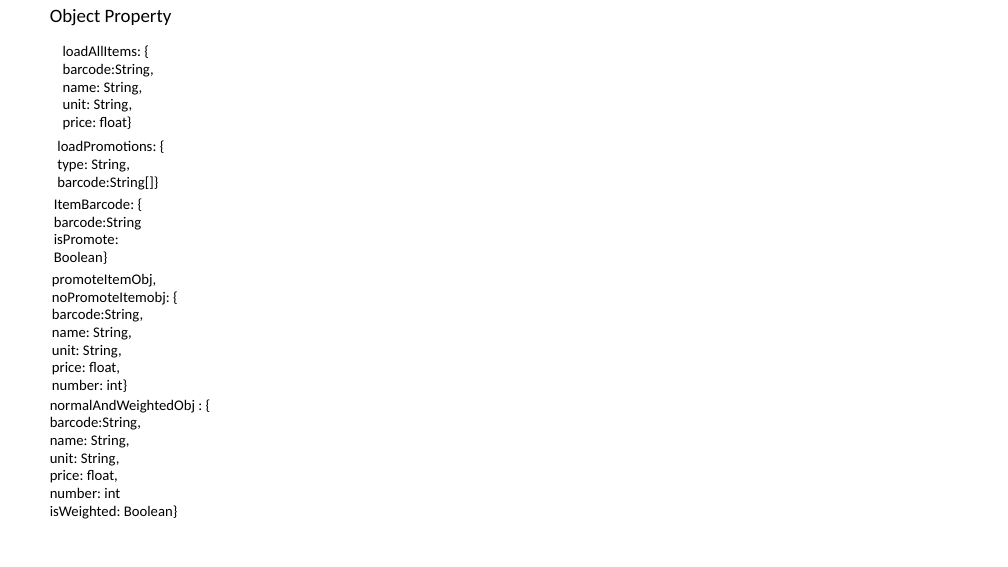
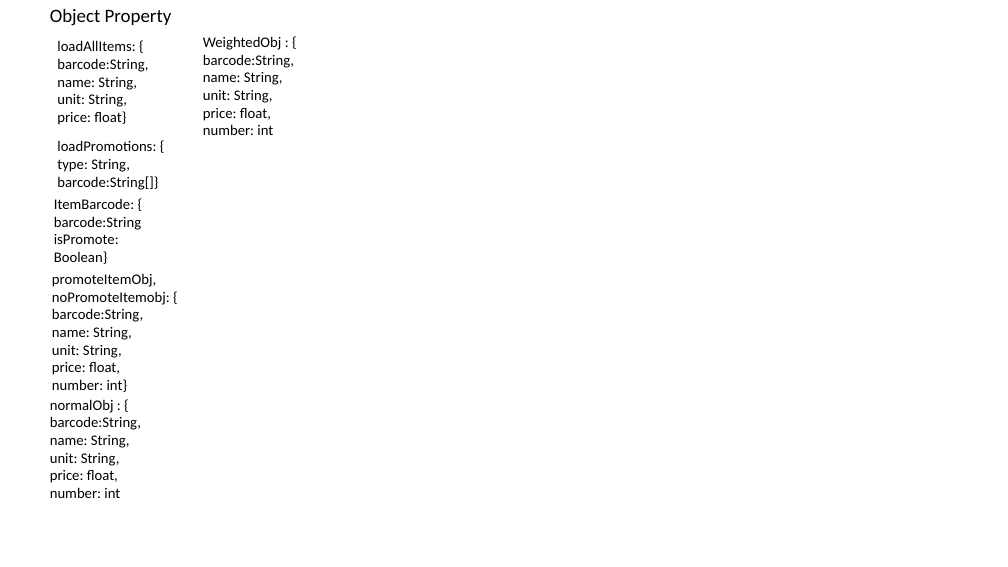
Before and after one commit to rexlo317/printReceipt, a slide deck: slide 2 of Presentation1.pptx. Drawn at 1008x567 pixels with LibreOffice and Linux fonts; fonts in the diff are those of the drawing. Boxes give left, top, right and bottom in pixels: in the first picture for what was removed or moved away, otherwise in the second. Text is boxed around its words. In the diff, an @@ line names an element or a change of style, - is before the commit and + after.

```diff
--- a/Presentation1.pptx
+++ b/Presentation1.pptx
@@ text "loadAllItems: {": place and size @@
-text "loadAllItems: {" at [63,45,154,130]
+text "loadAllItems: {" at [57,40,148,125]
@@ text added at [203,36,294,135], 14 pt, text #000000 @@
+WeightedObj : {
+barcode:String,
+name: String,
+unit: String,
+price: float,
+number: int
@@ text at [50,399,114,413]: text changed @@
-normalAndWeightedObj : {
+normalObj : {
@@ text at [50,505,178,519]: paragraph removed @@
-isWeighted: Boolean}
```
Also in this commit, not shown: 1 other slide changed, 3 other files.
